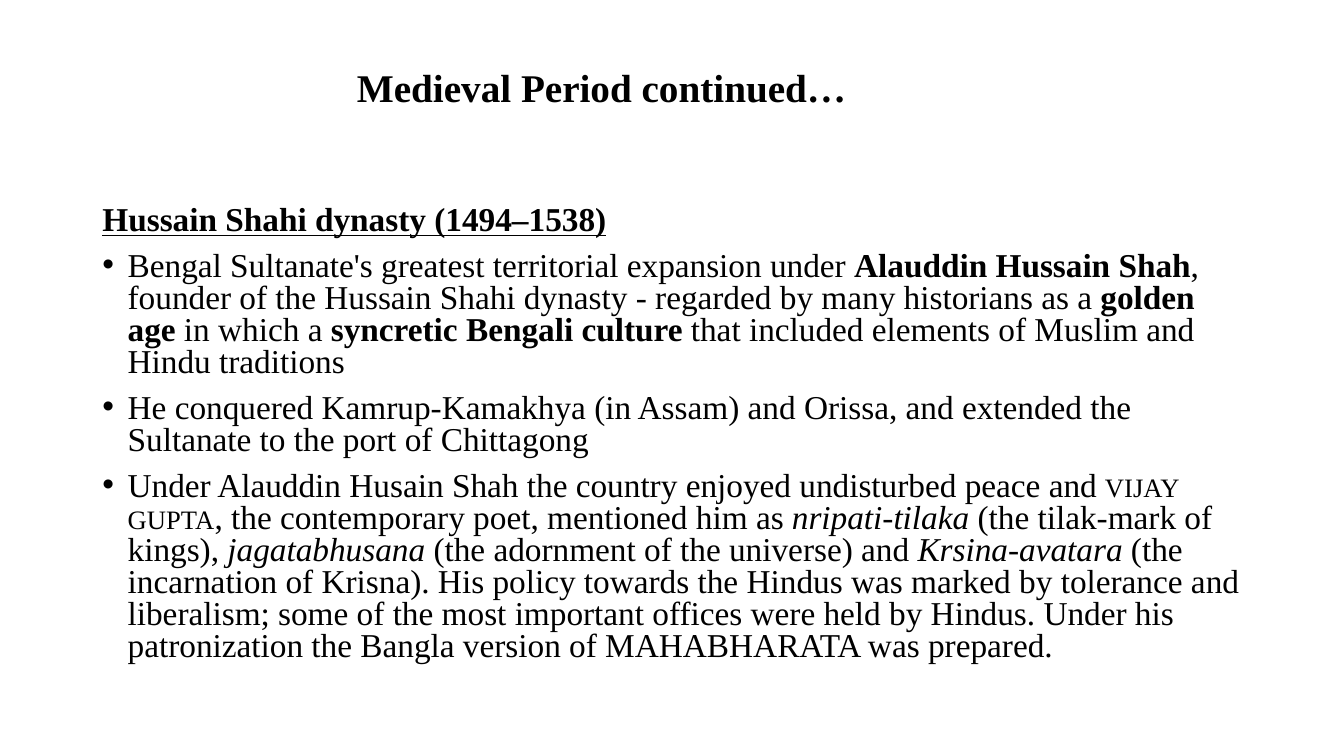
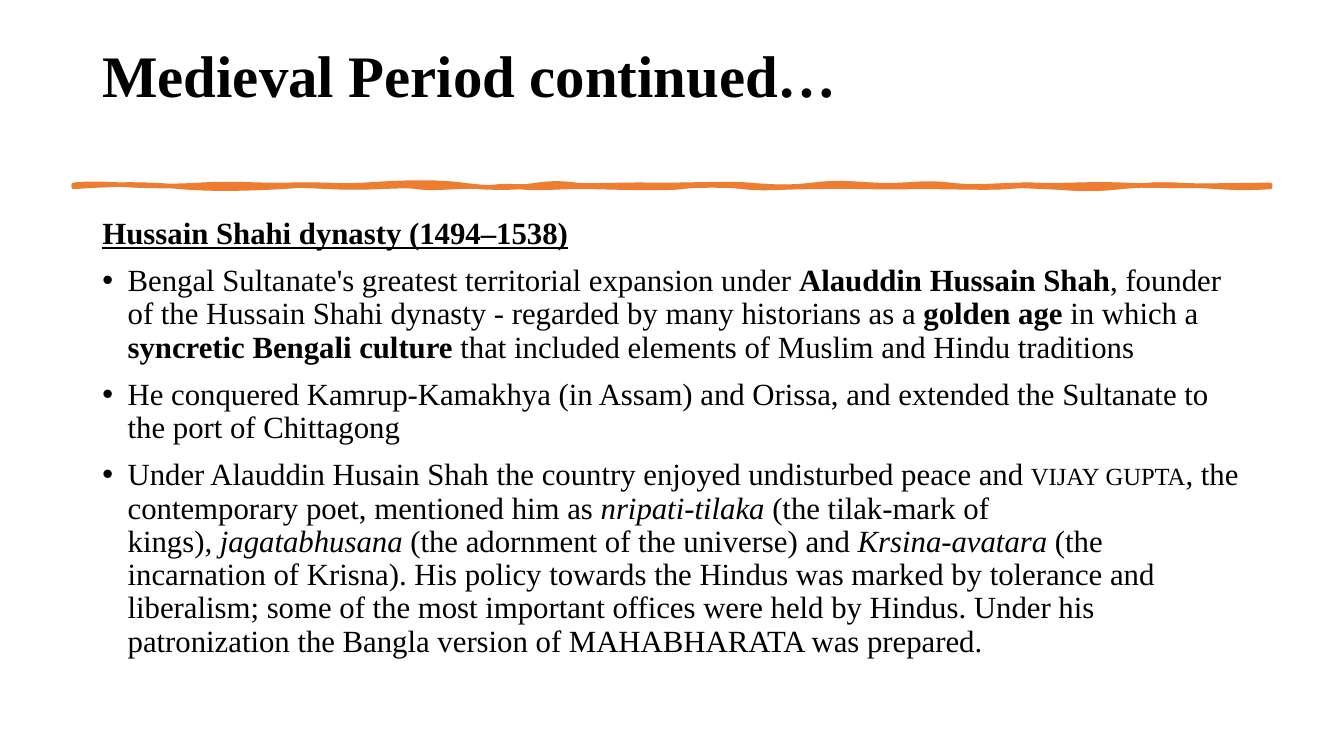
Before and after one commit to MOO-ORG/CSE220, a slide deck: slide 4 of Notes/HST 103_T4 Periodization (Medieval and Modern).pptx. Drawn at 1344x756 pixels with LibreOffice and Linux fonts; fonts in the diff are those of the drawing. Boxes give left, top, right and bottom in pixels: in the first picture for what was removed or moved away, otherwise in the second. Text is boxed around its words. In the diff, an @@ line names an element or a change of style, - is before the commit and + after.

```diff
--- a/Notes/HST 103_T4 Periodization (Medieval and Modern).pptx
+++ b/Notes/HST 103_T4 Periodization (Medieval and Modern).pptx
@@ title "Medieval Period continued…" at bbox=[102, 56, 837, 98]: size 28 to 42 pt @@
@@ freeform shape added at bbox=[74, 185, 1270, 187], fill #ED7D31, outline #ED7D31 3.25 pt @@
@@ text "Hussain Shahi dynasty (1494–1538)": place and size @@
-text "Hussain Shahi dynasty (1494–1538)" at bbox=[102, 208, 1239, 664]
+text "Hussain Shahi dynasty (1494–1538)" at bbox=[102, 222, 1239, 658]
@@ text "Hussain Shahi dynasty (1494–1538)" at bbox=[102, 222, 1239, 658]: size 23.8 to 22 pt; line spacing 0.8 to 0.9 @@
```
Also in this commit, not shown: 11 other slides changed, 5 other files.
